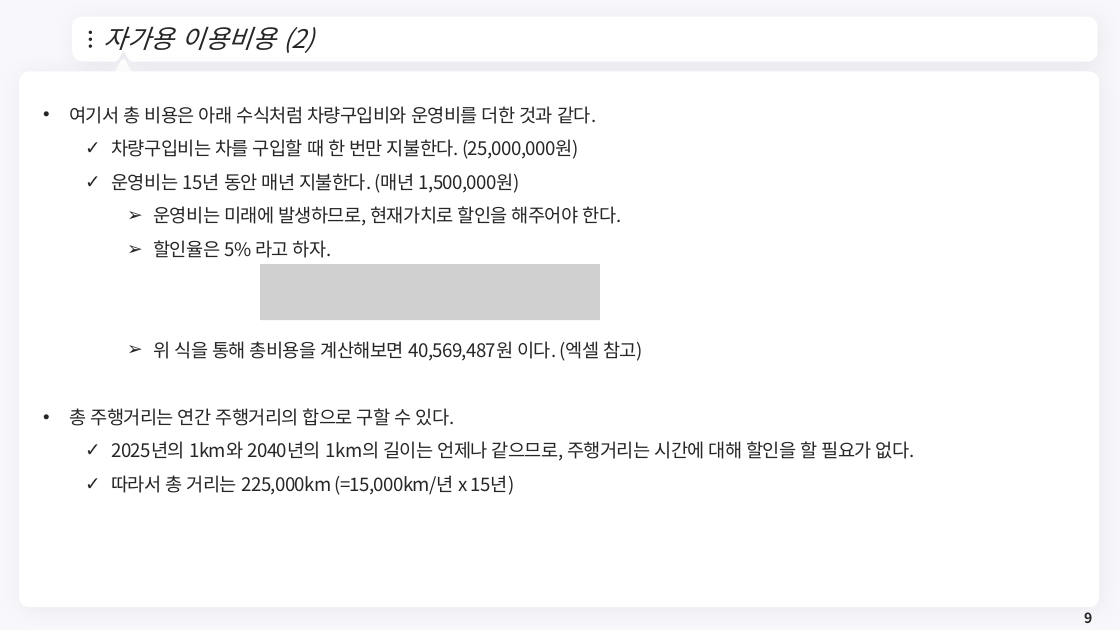
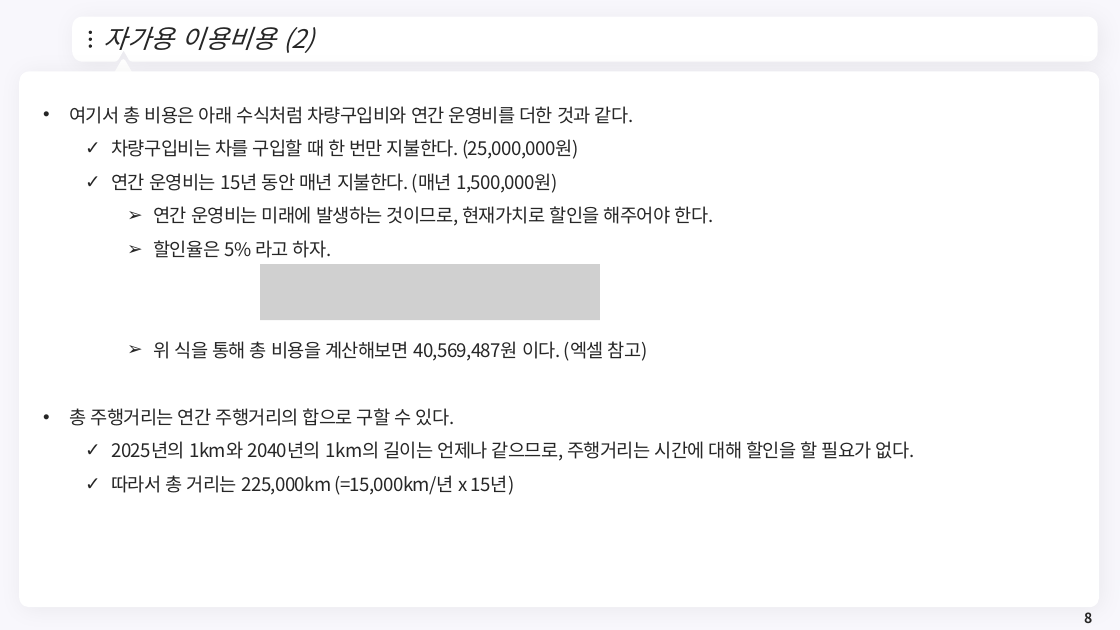
Before and after one commit to meandthey/Teaching, a slide deck: slide 8 of 생활속의 경제/01_Lectures/생활속의 경제_(에너지경제).pptx (slide 9 before the commit). Drawn at 1120x630 pixels with LibreOffice and Linux fonts; fonts in the diff are those of the drawing; grey boxes stand for pictures; background and template pictures are left out. Boxes give left, top, right and bottom in pixels: in the first picture for what was removed or moved away, otherwise in the second. Text is boxed around its words. In the diff, an @@ line names an element or a change of style, - is before the commit and + after.

```diff
--- a/생활속의 경제/01_Lectures/생활속의 경제_(에너지경제).pptx
+++ b/생활속의 경제/01_Lectures/생활속의 경제_(에너지경제).pptx
@@ text at (69, 106, 634, 124): text changed @@
-• 여기서 총 비용은 아래 수식처럼 차량구입비와 운영비를 더한 것과 같다.
+• 여기서 총 비용은 아래 수식처럼 차량구입비와 연간 운영비를 더한 것과 같다.
@@ text at (111, 173, 713, 226): text changed @@
-  ✓ 운영비는 15년 동안 매년 지불한다. (매년 1,500,000원)
-    ➢ 운영비는 미래에 발생하므로, 현재가치로 할인을 해주어야 한다.
+  ✓ 연간 운영비는 15년 동안 매년 지불한다. (매년 1,500,000원)
+    ➢ 연간 운영비는 미래에 발생하는 것이므로, 현재가치로 할인을 해주어야 한다.
@@ text at (153, 341, 648, 361): spaces changed @@
-    ➢ 위 식을 통해 총비용을 계산해보면 40,569,487원 이다. (엑셀 참고)
+    ➢ 위 식을 통해 총 비용을 계산해보면 40,569,487원 이다. (엑셀 참고)
```
Also in this commit, not shown: 11 other slides changed, 11 slides added, 5 slides removed, 1 other file.
